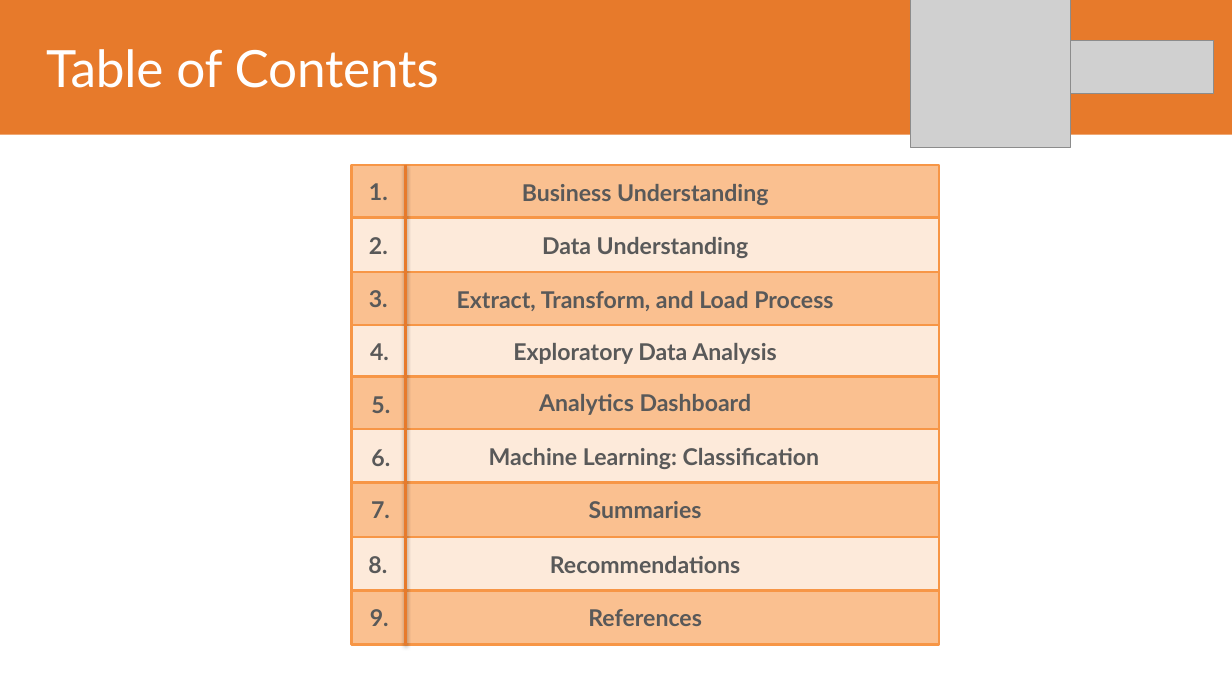
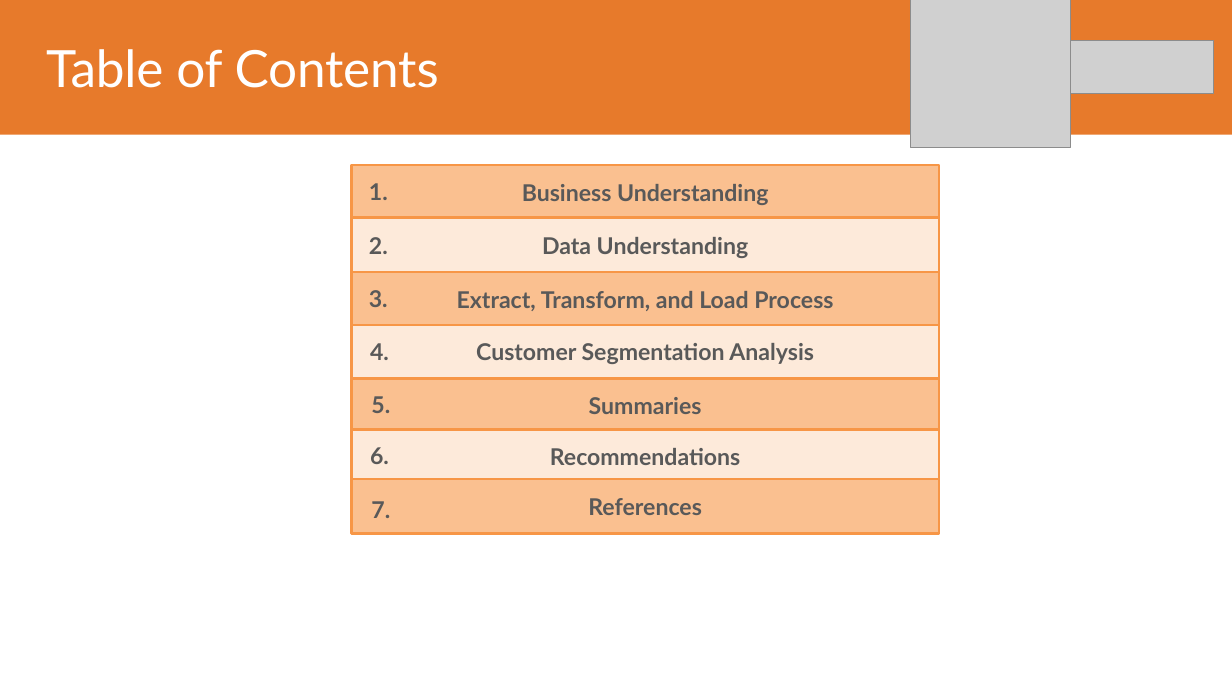
Before and after one commit to adrn-mm/final-project-VIX-DE-BTPN, a slide deck: slide 2 of reports/Adrian Maulana Muhammad_TASK_5_DATA_ENGINEER_VIX_BTPNS.pptx. Drawn at 1232x693 pixels with LibreOffice and Linux fonts; fonts in the diff are those of the drawing; grey boxes stand for pictures. Boxes give left, top, right and bottom in pixels: in the first picture for what was removed or moved away, otherwise in the second. Text is boxed around its words. In the diff, an @@ line names an element or a change of style, - is before the commit and + after.

Commit message:
Finalizing the customer segmentation task

```diff
--- a/reports/Adrian Maulana Muhammad_TASK_5_DATA_ENGINEER_VIX_BTPNS.pptx
+++ b/reports/Adrian Maulana Muhammad_TASK_5_DATA_ENGINEER_VIX_BTPNS.pptx
@@ line removed from (406, 165) to (406, 645) @@
@@ text at (476,343,814,364): text changed @@
-Exploratory Data Analysis
+Customer Segmentation Analysis
@@ rectangle "Summaries": place and size @@
-rectangle "Summaries" at (351,482,939,537)
+rectangle "Summaries" at (351,378,939,433)
@@ rectangle removed at (351,377,939,432) @@
@@ text removed at (539,394,752,415) @@
-Analytics Dashboard
@@ rectangle "Recommendations": place and size @@
-rectangle "Recommendations" at (351,537,939,592)
+rectangle "Recommendations" at (351,430,939,484)
@@ rectangle removed at (351,429,939,483) @@
@@ text removed at (489,448,820,469) @@
-Machine Learning: Classification
@@ rectangle "References": place and size @@
-rectangle "References" at (351,591,939,645)
+rectangle "References" at (351,479,939,533)
@@ text removed at (368,556,387,573) @@
-8.
@@ text removed at (370,609,389,626) @@
-9.
```
Also in this commit, not shown: 6 other slides changed, 23 slides added, 36 other files.
